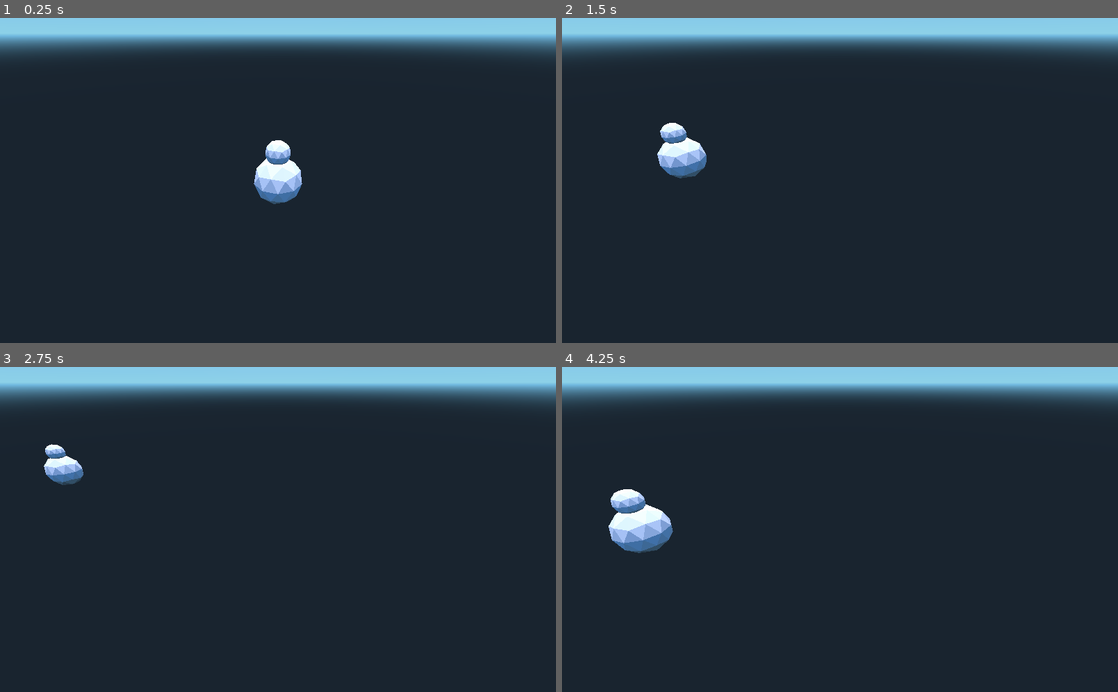
Above: before the commit, frames 1-4 (two rows, left to right).
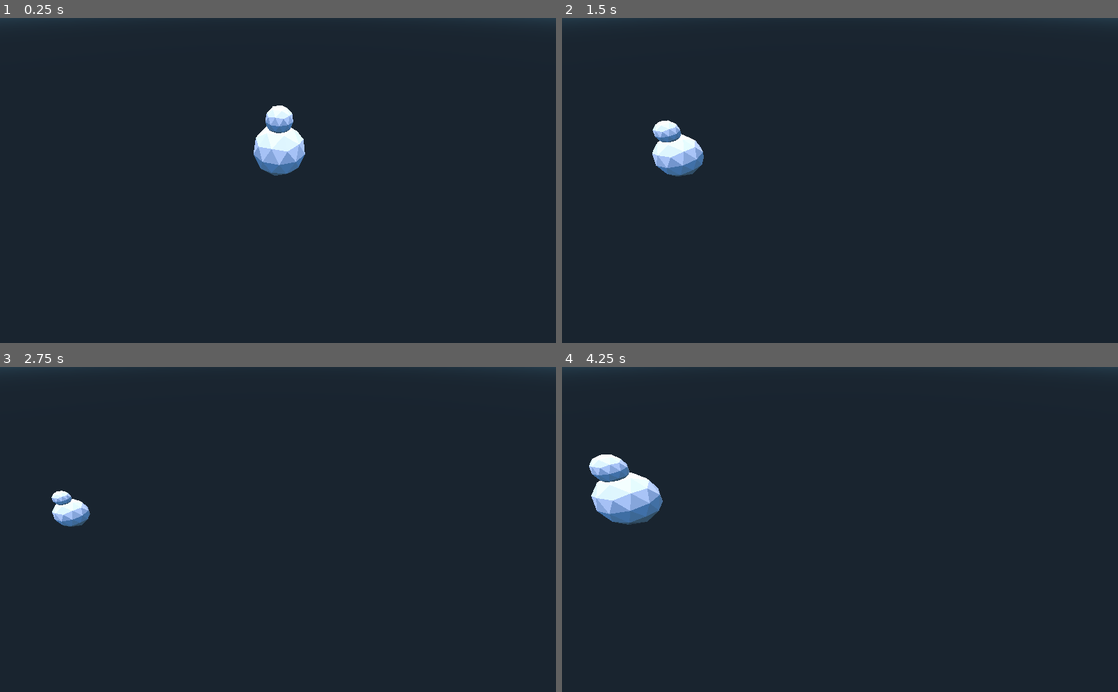
Above: after the commit, the same moments.

Repository: chrisb123/autoverse
Game: Godot game, scene res://main.tscn
The game is run twice, just before and just after one commit, with the same random seed, the same clock (stepped at 60 frames per second) and the same inputs.
Inputs (mouse positions are in pixels of both pictures, inside the frame that each line leads up to):
- Up to frame 1 (0.25 s): no input
- Up to frame 2 (1.5 s): tap Enter at 0.5 s; move the mouse to (962, 164) at 0.52 s; hold Right (ui_right) 0.53-1.28 s; click (962, 164) at 0.67 s; move the mouse to (728, 196) at 1.27 s; hold S (ui_back) from 1.28 s (still down); click (728, 196) at 1.42 s
- Up to frame 3 (2.75 s): move the mouse to (333, 458) at 2.02 s; release S (ui_back) at 2.03 s; hold Right (ui_right) from 2.03 s (still down); click (333, 458) at 2.17 s
- Up to frame 4 (4.25 s): move the mouse to (812, 594) at 2.77 s; release Right (ui_right) at 2.78 s; hold W (ui_fwd) 2.78-3.53 s; click (812, 594) at 2.92 s; move the mouse to (1006, 578) at 3.52 s; hold Left (ui_left) from 3.53 s (still down); click (1006, 578) at 3.67 s

The runs differ from the first frame. In frame 1, 13% of the frame differs, in the area x 0-100%, y 0-58%; in frame 2, 11%; in frame 3, 12%; in frame 4, 13%.

Commit message:
wasd,rf, RMB
wasd
r and f for up and down
Right Mouse to rotate view

Diff:
--- a/Camera.gd
+++ b/Camera.gd
@@ -1,23 +1,45 @@
 extends Camera
 
-var pos = Vector3(0,5,8)
 const CAMSPEED = 10
+var RMB = false
 
 func _ready():
 	pass
 
 func _process(delta):
-	var x = pos.x
+	var pos = Vector3()
 	if Input.is_action_pressed("ui_right"):
 		pos.x += delta * CAMSPEED
-	if Input.is_action_pressed("ui_left"):
+	elif Input.is_action_pressed("ui_left"):
 		pos.x -= delta * CAMSPEED
-	if Input.is_action_pressed("ui_up"):
+	elif Input.is_action_pressed("ui_fwd"):
+		pos.z -= delta * CAMSPEED
+	elif Input.is_action_pressed("ui_back"):
+		pos.z += delta * CAMSPEED
+	elif Input.is_action_pressed("ui_up"):
 		pos.y += delta * CAMSPEED
-	if Input.is_action_pressed("ui_down"):
+	elif Input.is_action_pressed("ui_down"):
 		pos.y -= delta * CAMSPEED
-	if Input.is_action_pressed("ui_fwd"):
-		pos.z -= delta * CAMSPEED
-	if Input.is_action_pressed("ui_back"):
-		pos.z += delta * CAMSPEED
+	translate_object_local(pos)
+	pos = get_translation()
+	if pos.y < 0:
+		pos.y = 0
 	set_translation(pos)
+
+func _input(event):
+	if event is InputEventMouseButton:
+#       print("Mouse Click/Unclick at: ", event.position)
+		if event.get_button_index() == 2 and event.is_pressed():
+			RMB = true
+		elif event.get_button_index() == 2 and not event.is_pressed():
+			RMB = false
+	elif event is InputEventMouseMotion and RMB:
+		var rot = event.get_relative()
+		var camrot = get_rotation_degrees()
+		camrot.y -= rot.x / CAMSPEED
+		camrot.x -= rot.y / CAMSPEED
+		if camrot.x > -5:
+			camrot.x = -5
+		elif camrot.x < -85:
+			camrot.x = -85
+		set_rotation_degrees(camrot)
--- a/main.tscn
+++ b/main.tscn
@@ -11,7 +11,7 @@
 
 [node name="Camera" type="Camera" parent="." index="1"]
 
-transform = Transform( 1, 0, 0, 0, 0.846594, 0.532239, 0, -0.532239, 0.846594, 0, 4.60057, 7.57928 )
+transform = Transform( 1, 0, 0, 0, 0.779686, 0.626171, 0, -0.626171, 0.779686, -0.0429082, 4.60057, 7.57928 )
 keep_aspect = 1
 cull_mask = 1048575
 environment = null
Not shown, added: debug.log
